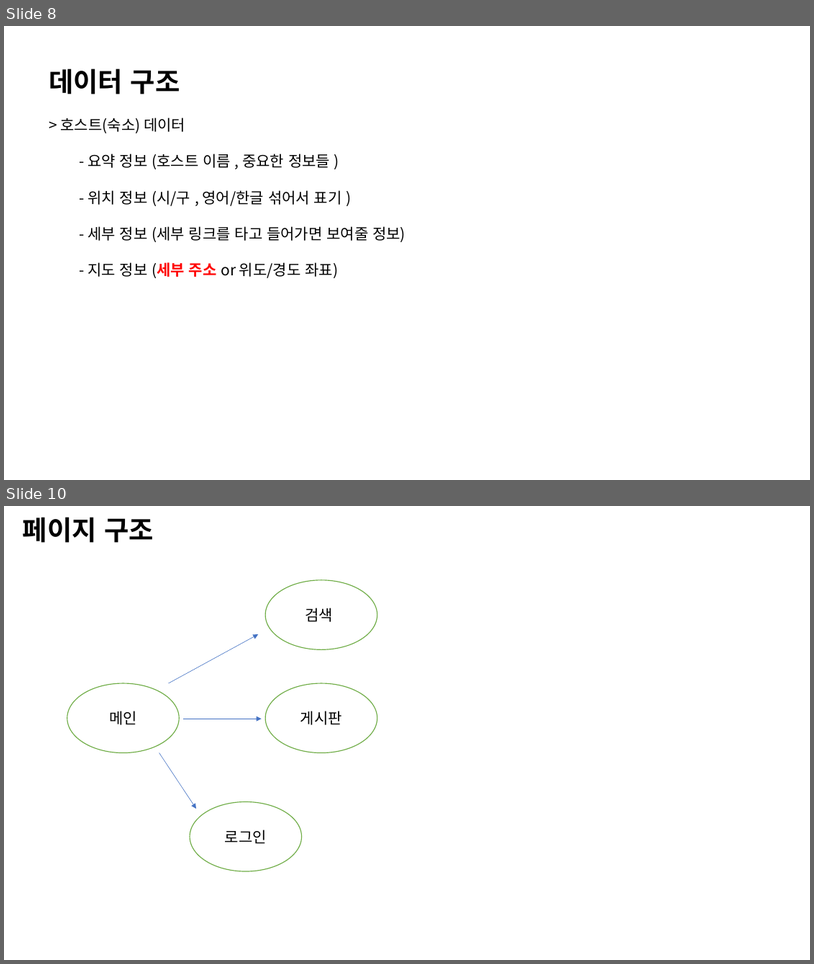
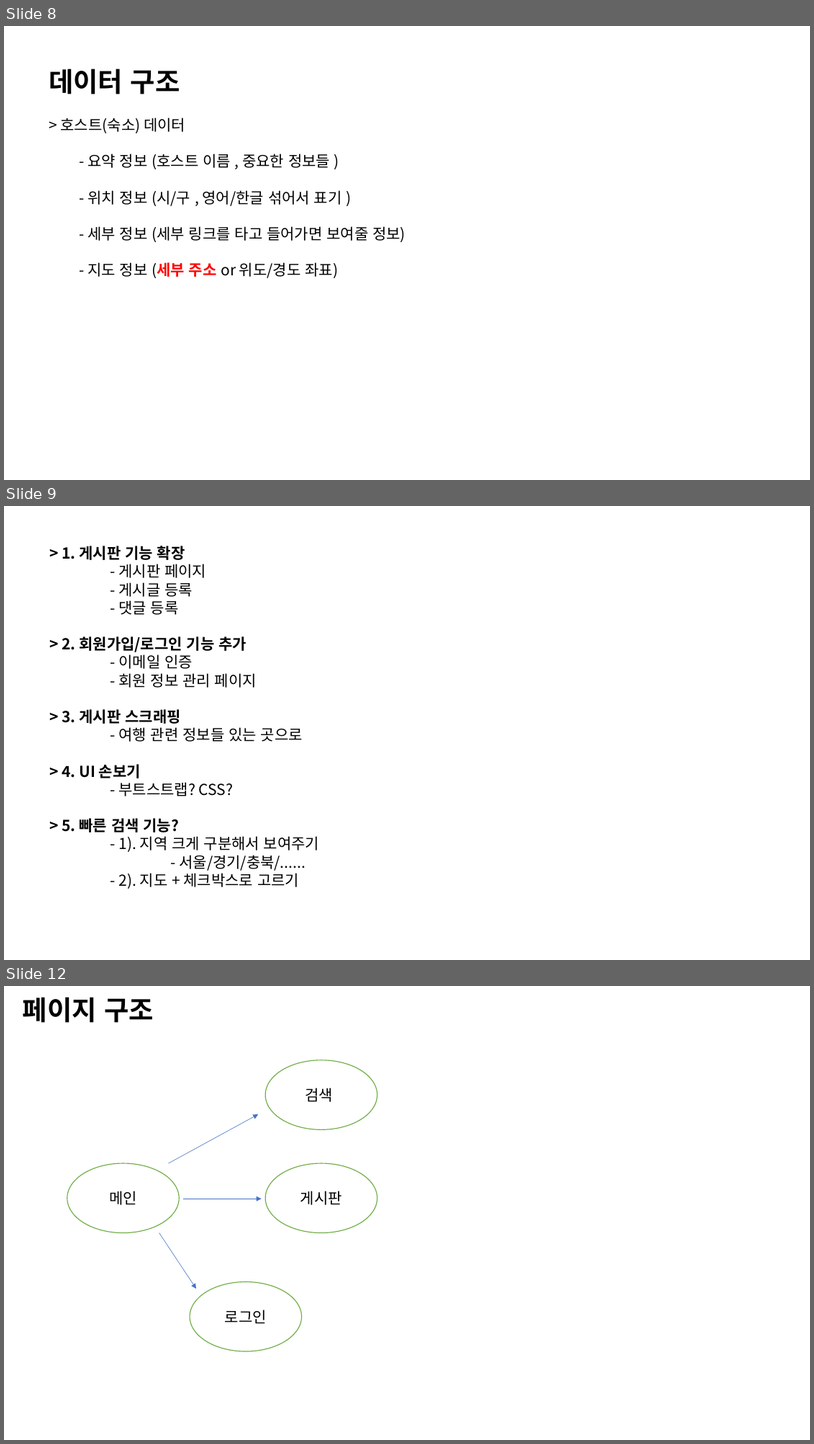
Before and after one commit to bomiiisong/Airbnb, a slide deck: 웹사이트.pptx. Shown one above the other, each under a label of ours: slides 8 and 10 before the commit, slides 8, 9 and 12 after it; the slides between them are not shown. The pictures are 814x964 and 814x1444 pixels, drawn with LibreOffice and Linux fonts; fonts in the diff are those of the drawing. Boxes give left, top, right and bottom in pixels: in the first picture for what was removed or moved away, otherwise in the second. Text is boxed around its words. In the diff, an @@ line names an element or a change of style, - is before the commit and + after.

```diff
--- a/웹사이트.pptx
+++ b/웹사이트.pptx
@@ slide 9 added at (4,506,810,960), background #FFFFFF @@
@@ text added at (62,546,319,888), 18 pt, text #000000 @@
+> 1. 게시판 기능 확장
+- 게시판 페이지
+- 게시글 등록
+- 댓글 등록
+> 2. 회원가입/로그인 기능 추가
+- 이메일 인증
+- 회원 정보 관리 페이지
+> 3. 게시판 스크래핑
+- 여행 관련 정보들 있는 곳으로
+> 4. UI 손보기
+- 부트스트랩? CSS?
+> 5. 빠른 검색 기능?
+- 1). 지역 크게 구분해서 보여주기
+- 서울/경기/충북/......
+- 2). 지도 + 체크박스로 고르기
@@ what was slide 10 is now slide 12 @@
```
Also in this commit, not shown: 2 other slides added, 1 slide removed, 1 other file.
